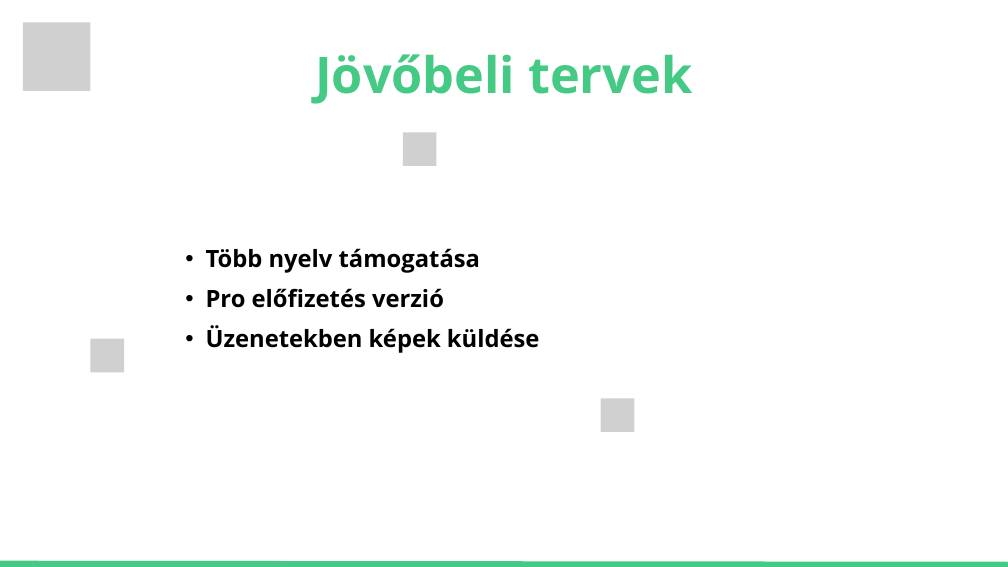
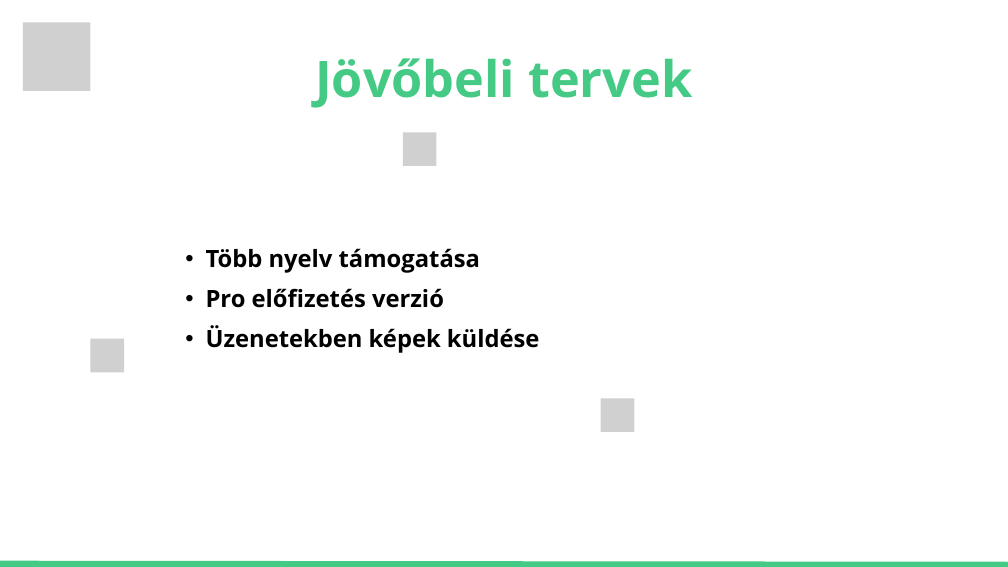
Before and after one commit to janoscsordas/planit-vizsgaremek-osszes, a slide deck: slide 12 of Planitapp presentation.pptx. Drawn at 1008x567 pixels with LibreOffice and Linux fonts; fonts in the diff are those of the drawing; grey boxes stand for pictures. Boxes give left, top, right and bottom in pixels: in the first picture for what was removed or moved away, otherwise in the second. Text is boxed around its words. In the diff, an @@ line names an element or a change of style, - is before the commit and + after.

```diff
--- a/Planitapp presentation.pptx
+++ b/Planitapp presentation.pptx
@@ text "Jövőbeli tervek" moved from (x1=315, y1=54, x2=692, y2=104) to (x1=315, y1=58, x2=692, y2=108) @@
```
Also in this commit, not shown: 7 other slides changed.
